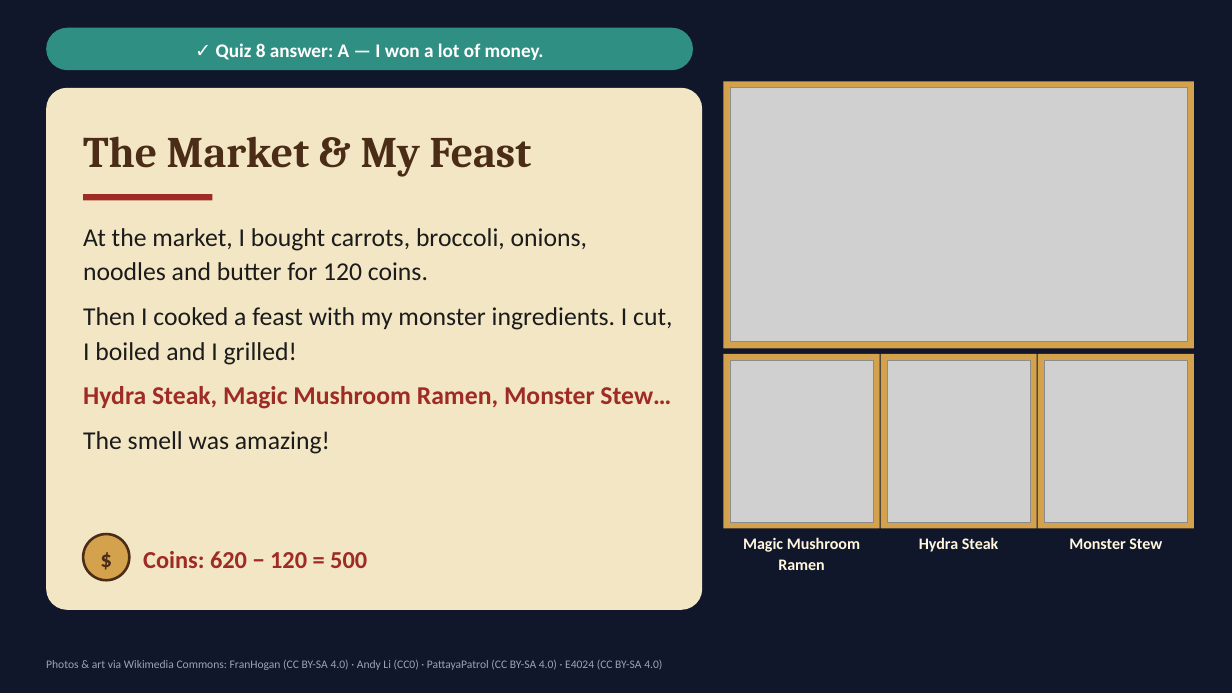
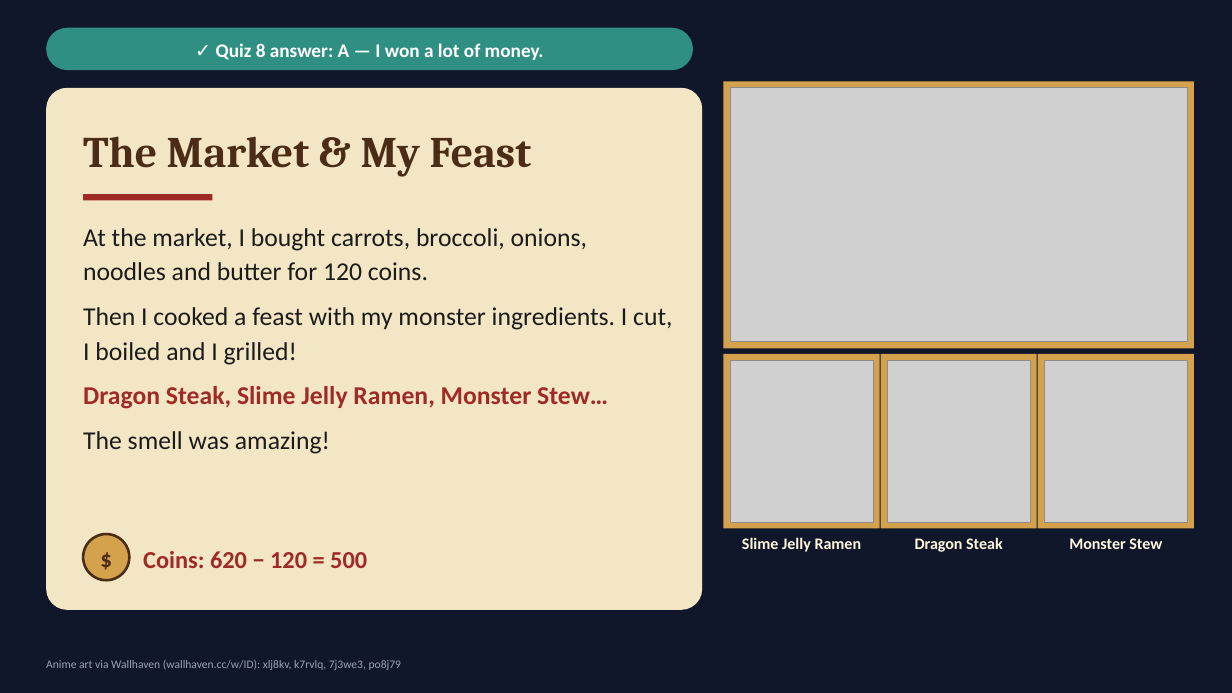
Before and after one commit to choivoo/-, a slide deck: slide 19 of Seonpig_Isekai_Adventure_Grade6_English_20slides.pptx. Drawn at 1232x693 pixels with LibreOffice and Linux fonts; fonts in the diff are those of the drawing; grey boxes stand for pictures. Boxes give left, top, right and bottom in pixels: in the first picture for what was removed or moved away, otherwise in the second. Text is boxed around its words. In the diff, an @@ line names an element or a change of style, - is before the commit and + after.

```diff
--- a/Seonpig_Isekai_Adventure_Grade6_English_20slides.pptx
+++ b/Seonpig_Isekai_Adventure_Grade6_English_20slides.pptx
@@ text at [83,386,608,409]: text changed @@
-Hydra Steak, Magic Mushroom Ramen, Monster Stew…
+Dragon Steak, Slime Jelly Ramen, Monster Stew…
@@ text at [742,537,862,552]: text changed @@
-Magic Mushroom Ramen
+Slime Jelly Ramen
@@ text at [915,537,1003,552]: text changed @@
-Hydra Steak
+Dragon Steak
@@ text at [46,660,401,670]: text changed @@
-Photos & art via Wikimedia Commons: FranHogan (CC BY-SA 4.0) · Andy Li (CC0) · PattayaPatrol (CC BY-SA 4.0) · E4024 (CC BY-SA 4.0)
+Anime art via Wallhaven (wallhaven.cc/w/ID): xlj8kv, k7rvlq, 7j3we3, po8j79
```
Also in this commit, not shown: 19 other slides changed.
